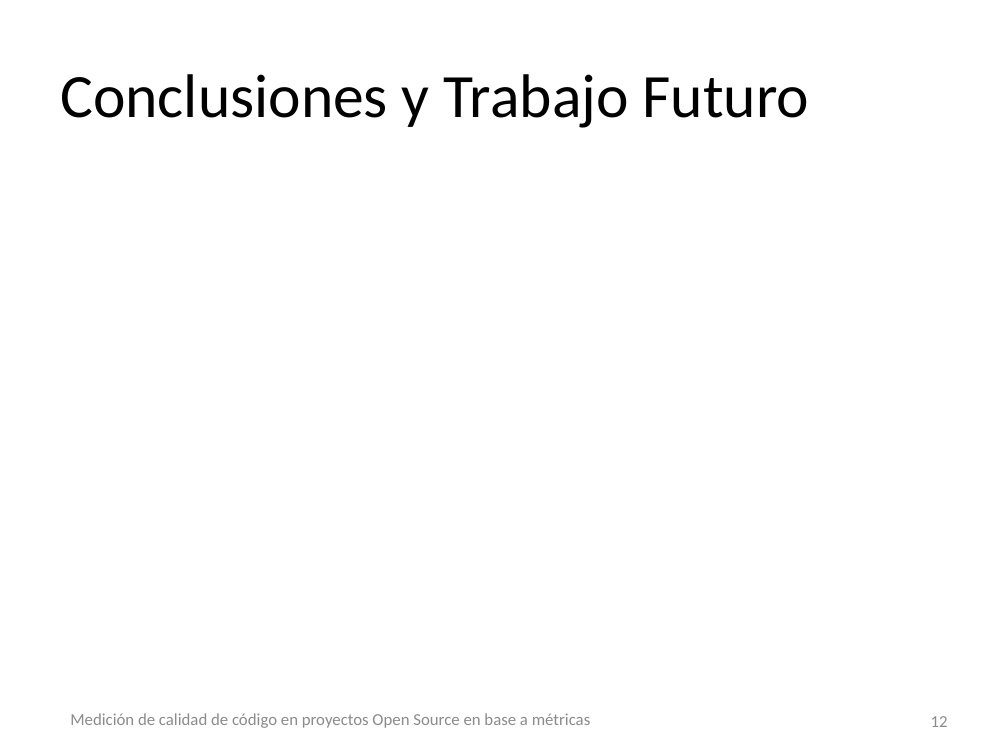
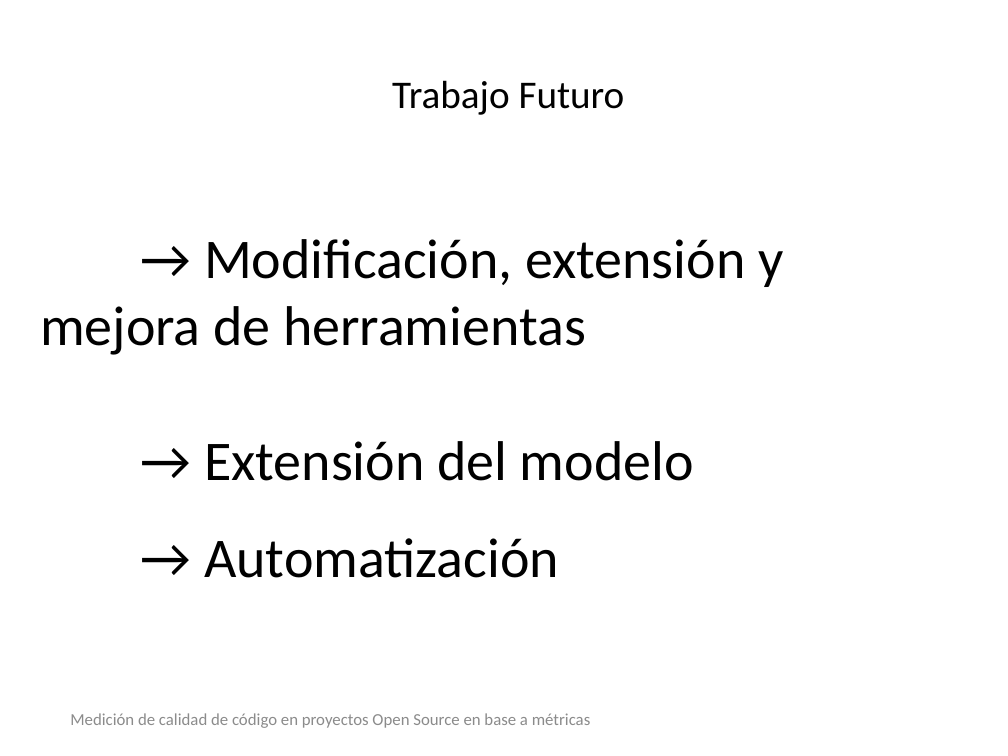
Before and after one commit to sarroutbi/TFE, a slide deck: slide 15 of final_project/presentation/presentation.pptx (slide 12 before the commit). Drawn at 1008x756 pixels with LibreOffice and Linux fonts; fonts in the diff are those of the drawing; background and template pictures are left out. Boxes give left, top, right and bottom in pixels: in the first picture for what was removed or moved away, otherwise in the second. Text is boxed around its words. In the diff, an @@ line names an element or a change of style, - is before the commit and + after.

```diff
--- a/final_project/presentation/presentation.pptx
+++ b/final_project/presentation/presentation.pptx
@@ text at [392,80,625,115]: text changed; size 44 to 28 pt @@
-Conclusiones y Trabajo Futuro
+Trabajo Futuro
@@ text added at [40,239,783,578], 40 pt, text #000000 @@
+→ Modificación, extensión y mejora de herramientas
+→ Extensión del modelo
+→ Automatización
@@ page number removed at [931,716,948,727] @@
-12
```
Also in this commit, not shown: 12 other slides changed, 3 slides added.
